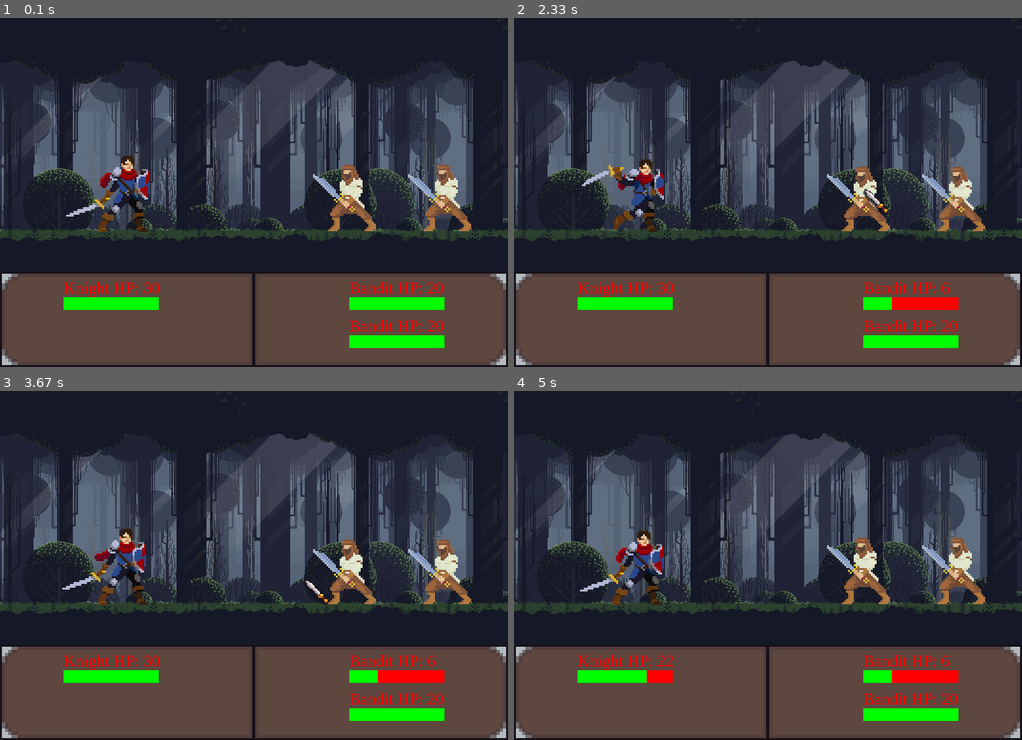
Above: before the commit, frames 1-4 (two rows, left to right).
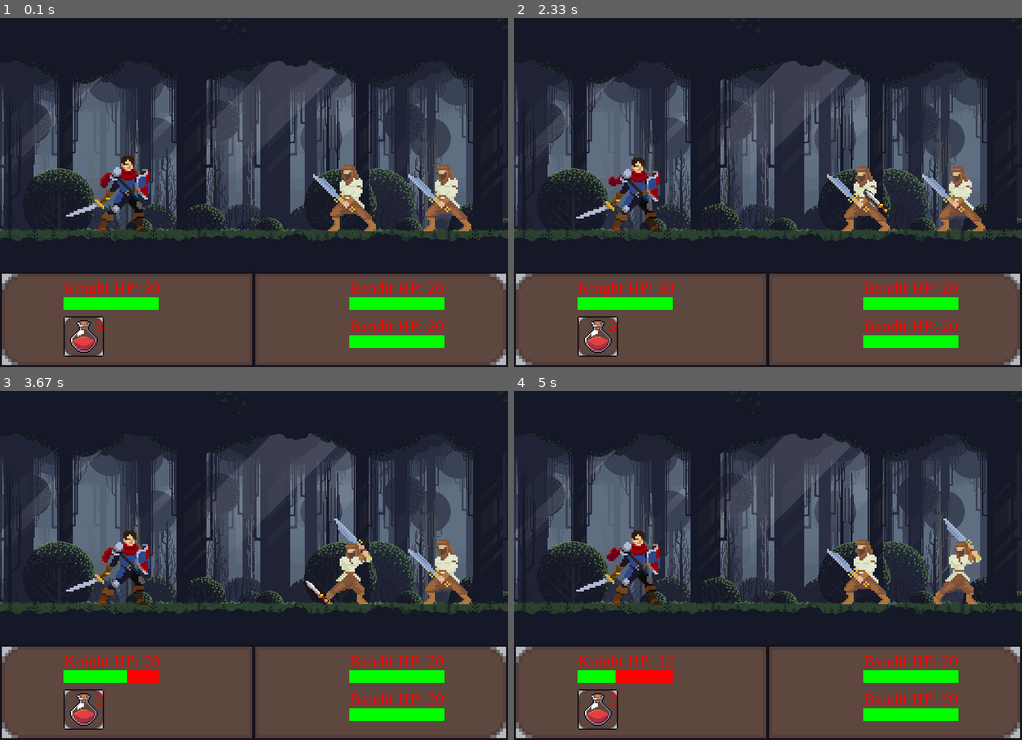
Above: after the commit, the same moments.

Repository: LukasKryzauskasCodeAcademy/PTUA11_PyGame
Game: pygame game, started from game.py
Two runs of this game, one before a commit and one after it. Both use one fixed random seed, a clock stepped at 60 frames per second and the inputs below.
Inputs (mouse positions are in pixels of both pictures, inside the frame that each line leads up to):
- Up to frame 1 (0.1 s): no input
- Up to frame 2 (2.33 s): click (595, 335) at 0.38 s, where only the run after the commit has a clickable "3"; click (945, 234) at 0.72 s; press the mouse at (864, 189) at 1.03 s; move the mouse to (762, 161) at 1.13 s; release the mouse at (661, 136) at 1.27 s; click (595, 335) at 1.88 s, where only the run after the commit has a clickable "3"; click (864, 189) at 2.22 s
- Up to frame 3 (3.67 s): press the mouse at (350, 562) at 2.53 s; move the mouse to (269, 537) at 2.63 s; release the mouse at (187, 509) at 2.77 s; click (304, 579) at 3.38 s
- Up to frame 4 (5 s): press the mouse at (818, 579) at 3.7 s; move the mouse to (884, 523) at 3.8 s; release the mouse at (950, 464) at 3.93 s; press the mouse at (864, 562) at 4.03 s; move the mouse to (910, 582) at 4.13 s; release the mouse at (950, 607) at 4.27 s; press the mouse at (864, 562) at 4.37 s; move the mouse to (839, 562) at 4.47 s; release the mouse at (818, 562) at 4.6 s; press the mouse at (595, 708) at 4.7 s; move the mouse to (600, 631) at 4.8 s; release the mouse at (605, 558) at 4.93 s

The runs differ from the first frame. In frame 1, 0.4% of the frame differs, in the area x 12-21%, y 85-98%; in frame 2, 2.4%; in frame 3, 3.2%; in frame 4, 3.9%, in the area x 12-93%, y 36-98%.

Commit message:
Added button. Added potion healing mechanic for player and enemy (activated through button)

Diff:
--- /dev/null
+++ b/app/Button.py
@@ -0,0 +1,30 @@
+import pygame
+
+
+class Button:
+    def __init__(self, surface, x, y, image, size_x, size_y):
+        self.image = pygame.transform.scale(image, (size_x, size_y))
+        self.rect = self.image.get_rect()
+        self.rect.topleft = (x, y)
+        self.clicked = False
+        self.surface = surface
+
+    def draw(self):
+        action = False
+
+        # Get mouse position
+        pos = pygame.mouse.get_pos()
+
+        # Check mouseover and clicked conditions
+        if self.rect.collidepoint(pos):
+            if pygame.mouse.get_pressed()[0] == 1 and self.clicked == False:
+                action = True
+                self.clicked = True
+
+        if pygame.mouse.get_pressed()[0] == 0:
+            self.clicked = False
+
+        # Draw button
+        self.surface.blit(self.image, (self.rect.x, self.rect.y))
+
+        return action
--- a/app/Drawing.py
+++ b/app/Drawing.py
@@ -20,7 +20,10 @@
     background_img = pygame.image.load('app/img/Background/background.png').convert_alpha()
     # Panel image
     panel_img = pygame.image.load('app/img/Icons/panel.png').convert_alpha()
+    # Cursor image
     sword_img = pygame.image.load('app/img/Icons/sword.png').convert_alpha()
+    # Button images
+    potion_img = pygame.image.load('app/img/Icons/potion.png').convert_alpha()
 
     # Function for drawing text
     def draw_text(self, text, font, text_color, x, y):
--- a/app/__init__.py
+++ b/app/__init__.py
@@ -1,7 +1,8 @@
 import pygame
 from config import Config
 from .Fighter import Fighter, HealthBar
-from .Drawing import Drawer, screen, screen_width, bottom_panel, screen_height
+from .Drawing import Drawer, red, screen, screen_width, bottom_panel, screen_height
+from .Button import Button
 
 conf = Config()
 pygame.init()
@@ -37,6 +38,7 @@
     action_wait_time = 90
     attack = False
     potion = False
+    potion_effect = 15
     clicked = False
 
     # Function for game loop
@@ -52,6 +54,8 @@
             self.knight_health_bar.draw(self.knight.hp, screen)
             self.bandit1_health_bar.draw(self.bandit1.hp, screen)
             self.bandit2_health_bar.draw(self.bandit2.hp, screen)
+            # Create buttons
+            potion_button = Button(screen, 100, screen_height - bottom_panel + 70, self.drawer.potion_img, 64, 64)
 
             # Draw Fighters
             self.knight.update()
@@ -79,6 +83,11 @@
                         self.attack = True
                         target = self.bandit_list[count]
 
+            # Draw buttons
+            if potion_button.draw():
+                self.potion = True
+            self.drawer.draw_text(str(self.knight.potions), font, red, 150, screen_height - bottom_panel + 70)
+
             # Player action
             if self.knight.alive:
                 if self.current_fighter == 1:
@@ -88,8 +97,22 @@
                         # Attack
                         if self.attack and target is not None:
                             self.knight.attack(target)
+
                             self.current_fighter += 1
                             self.action_cooldown = 0
+                        # Potion
+                        if self.potion:
+                            if self.knight.potions > 0:
+                                # Check if potion would heal beyond max hp
+                                if self.knight.max_hp - self.knight.hp > self.potion_effect:
+                                    heal_amount = self.potion_effect
+                                else:
+                                    heal_amount = self.knight.max_hp - self.knight.hp
+                                self.knight.hp += heal_amount
+                                self.knight.potions -= 1
+
+                                self.current_fighter += 1
+                                self.action_cooldown = 0
 
             # Enemy action
             for count, bandit in enumerate(self.bandit_list):
@@ -97,10 +120,23 @@
                     if bandit.alive:
                         self.action_cooldown += 1
                         if self.action_cooldown >= self.action_wait_time:
+                            # Check if bandit needs to heal
+                            if (bandit.hp / bandit.max_hp) < 0.5 and bandit.potions > 0:
+                                # Check if potion would heal beyond max hp
+                                if bandit.max_hp - bandit.hp > self.potion_effect:
+                                    heal_amount = self.potion_effect
+                                else:
+                                    heal_amount = bandit.max_hp - bandit.hp
+                                bandit.hp += heal_amount
+                                bandit.potions -= 1
+
+                                self.current_fighter += 1
+                                self.action_cooldown = 0
                             # Attack
-                            bandit.attack(self.knight)
-                            self.current_fighter += 1
-                            self.action_cooldown = 0
+                            else:
+                                bandit.attack(self.knight)
+                                self.current_fighter += 1
+                                self.action_cooldown = 0
                     else:
                         self.current_fighter += 1
 
